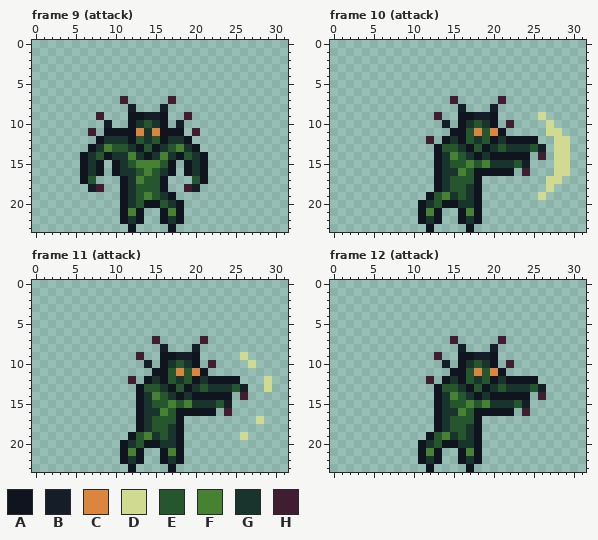
Pixel-art file: img/units/hell_fiend_anim.aseprite. That is the earlier state.
32x24 pixels, 17 frames. Shown: frame 9 (attack), frame 10 (attack), frame 11 (attack), frame 12 (attack). The commit also changed other frames, which this record leaves out.
Palette (. is transparent): A #10141f  B #151d28  C #da863e  D #d0da91  E #25562e  F #468232  G #19332d  H #411d31
After the commit:
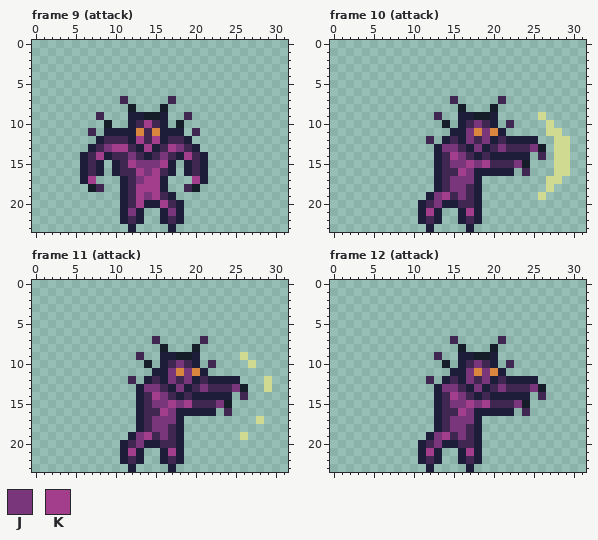
Colours new in this view: J #7a367b  K #a23e8c
The edit:
@@ palette @@
-A #10141f
+A #1e1d39
-G #19332d
+G #402751
--- frame 9 (attack)
@@ x 5..22 @@
  6 ..................
- 7 ......H.....H.....
+ 7 ......G.....G.....
  8 .......B...B......
- 9 ...H...AABBA..H...
-10 ....B..AGEGA.B....
-11 ..H.AAAACGCAAA.H..
-12 ...AGGGAEGEAGGA...
-13 ..AGFEEGAEAGEFGA..
-14 .AGEAGGFGAGFGAEGA.
-15 .AGA.AGEFFFEA.AGA.
-16 .AGA.AGGEFEGA.AGA.
-17 .AE...AGFEEA...EA.
-18 ..BH..AGEEEA..HB..
-19 ......AGEFEGA.....
-20 ......AGEAAEGA....
-21 ......AFA..AFA....
+ 9 ...G...AABBA..G...
+10 ....B..AGKGA.B....
+11 ..G.AAAACGCAAA.G..
+12 ...AGGGAKGKAGGA...
+13 ..AGJKKGAKAGKJGA..
+14 .AGKAGGJGAGJGAKGA.
+15 .AGA.AGKJJJKA.AGA.
+16 .AGA.AGGKJKGA.AGA.
+17 .AK...AGJKKA...KA.
+18 ..BG..AGKKKA..GB..
+19 ......AGKJKGA.....
+20 ......AGKAAKGA....
+21 ......AJA..AJA....
 22 ......AGA..AGA....
--- frame 10 (attack)
@@ x 10..28 @@
  6 ...................
- 7 .....H.....H.......
+ 7 .....G.....G.......
  8 ......B...B........
- 9 ...H..AABBA.....D..
-10 ....B.AGEGA.H....D.
-11 .....AAECECA.....DD
-12 ..H.AGAEGEAGAAAA..D
-13 ...AEEGAEAGEGGGEB.D
-14 ...AGFEGAGAAAAA.H.D
-15 ...AGEEFEFGGGEB...D
-16 ...AGGFEAAAAA.H...D
-17 ...AGEEEA........DD
-18 ...AGEEGA........D.
-19 ..AEFGEGA.......D..
-20 .AGEAAGGA..........
-21 .AFA..AFA..........
+ 9 ...G..AABBA.....D..
+10 ....B.AGJGA.G....D.
+11 .....AAJCJCA.....DD
+12 ..G.AGAJGJAGAAAA..D
+13 ...AJJGAJAGJGGGJB.D
+14 ...AGKJGAGAAAAA.G.D
+15 ...AGJJKJKGGGJB...D
+16 ...AGGKJAAAAA.G...D
+17 ...AGJJJA........DD
+18 ...AGJJGA........D.
+19 ..AJKGJGA.......D..
+20 .AGJAAGGA..........
+21 .AKA..AKA..........
 22 .AGA..AGA..........
--- frame 11 (attack)
@@ x 10..28 @@
  6 ...................
- 7 .....H.....H.......
+ 7 .....G.....G.......
  8 ......B...B........
- 9 ...H..AABBA.....D..
-10 ....B.AGEGA.H....D.
-11 .....AAECECA.......
-12 ..H.AGAEGEAGAAAA...
-13 ...AEEGAEAGEGGGEB..
-14 ...AGFEGAGAAAAA.H..
-15 ...AGEEFEFGGGEB....
-16 ...AGGFEAAAAA.H....
-17 ...AGEEEA.........D
-18 ...AGEEGA..........
-19 ..AEFGEGA.......D..
-20 .AGEAAGGA..........
-21 .AFA..AFA..........
+ 9 ...G..AABBA.....D..
+10 ....B.AGJGA.G....D.
+11 .....AAJCJCA.......
+12 ..G.AGAJGJAGAAAA...
+13 ...AJJGAJAGJGGGJB..
+14 ...AGKJGAGAAAAA.G..
+15 ...AGJJKJKGGGJB....
+16 ...AGGKJAAAAA.G....
+17 ...AGJJJA.........D
+18 ...AGJJGA..........
+19 ..AJKGJGA.......D..
+20 .AGJAAGGA..........
+21 .AKA..AKA..........
 22 .AGA..AGA..........
--- frame 12 (attack)
@@ x 10..28 @@
  6 ...................
- 7 .....H.....H.......
+ 7 .....G.....G.......
  8 ......B...B........
- 9 ...H..AABBA........
-10 ....B.AGEGA.H......
-11 .....AAECECA.......
-12 ..H.AGAEGEAGAAAA...
-13 ...AEEGAEAGEGGGEB..
-14 ...AGFEGAGAAAAA.H..
-15 ...AGEEFEFGGGEB....
-16 ...AGGFEAAAAA.H....
-17 ...AGEEEA..........
-18 ...AGEEGA..........
-19 ..AEFGEGA..........
-20 .AGEAAGGA..........
-21 .AFA..AFA..........
+ 9 ...G..AABBA........
+10 ....B.AGJGA.G......
+11 .....AAJCJCA.......
+12 ..G.AGAJGJAGAAAA...
+13 ...AJJGAJAGJGGGJB..
+14 ...AGKJGAGAAAAA.G..
+15 ...AGJJKJKGGGJB....
+16 ...AGGKJAAAAA.G....
+17 ...AGJJJA..........
+18 ...AGJJGA..........
+19 ..AJKGJGA..........
+20 .AGJAAGGA..........
+21 .AKA..AKA..........
 22 .AGA..AGA..........
Changed places in both pictures, as pixel boxes (x1, y1, x2, y2):
changed: (80, 96, 208, 232)
changed: (418, 96, 546, 232)
changed: (120, 336, 248, 472)
changed: (418, 336, 546, 472)
